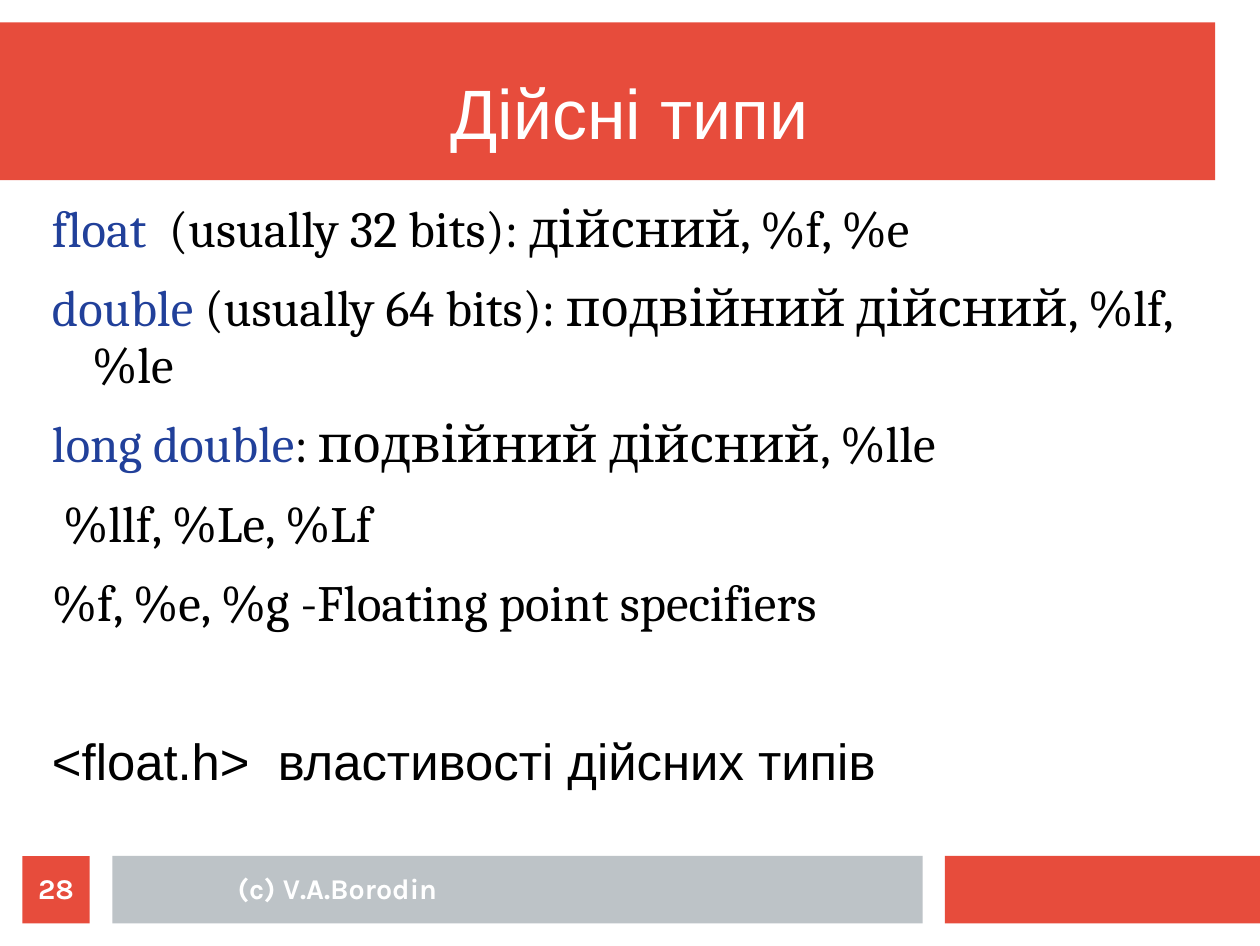
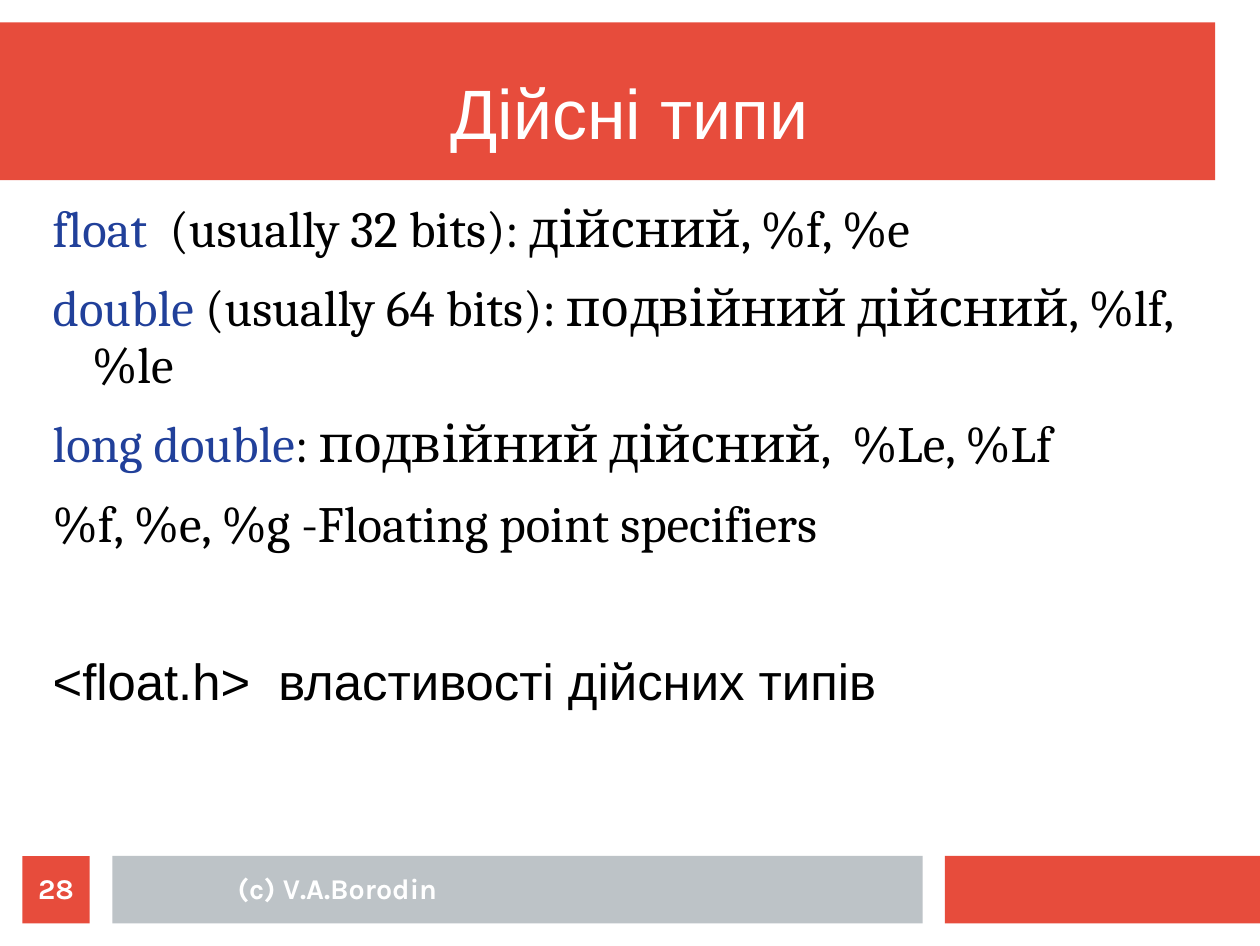
Before and after one commit to mecchmatProjects/CppCourse, a slide deck: slide 28 of Lect01/CppTutorUkr0.ppt. Drawn at 1260x946 pixels with LibreOffice and Linux fonts; fonts in the diff are those of the drawing. Boxes give left, top, right and bottom in pixels: in the first picture for what was removed or moved away, otherwise in the second. Text is boxed around its words. In the diff, an @@ line names an element or a change of style, - is before the commit and + after.

```diff
--- a/Lect01/CppTutorUkr0.ppt
+++ b/Lect01/CppTutorUkr0.ppt
@@ text at box(53, 423, 1052, 473): text changed @@
-long double: подвійний дійсний, %lle
-%llf, %Le, %Lf
+long double: подвійний дійсний, %Le, %Lf
```
Also in this commit, not shown: 18 other slides changed, 1 slide added.
